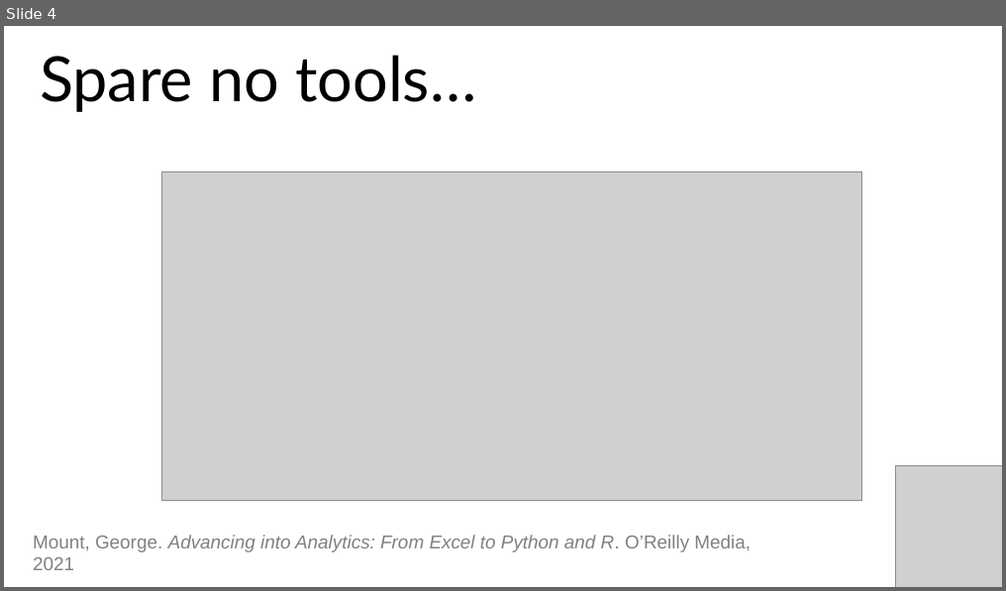
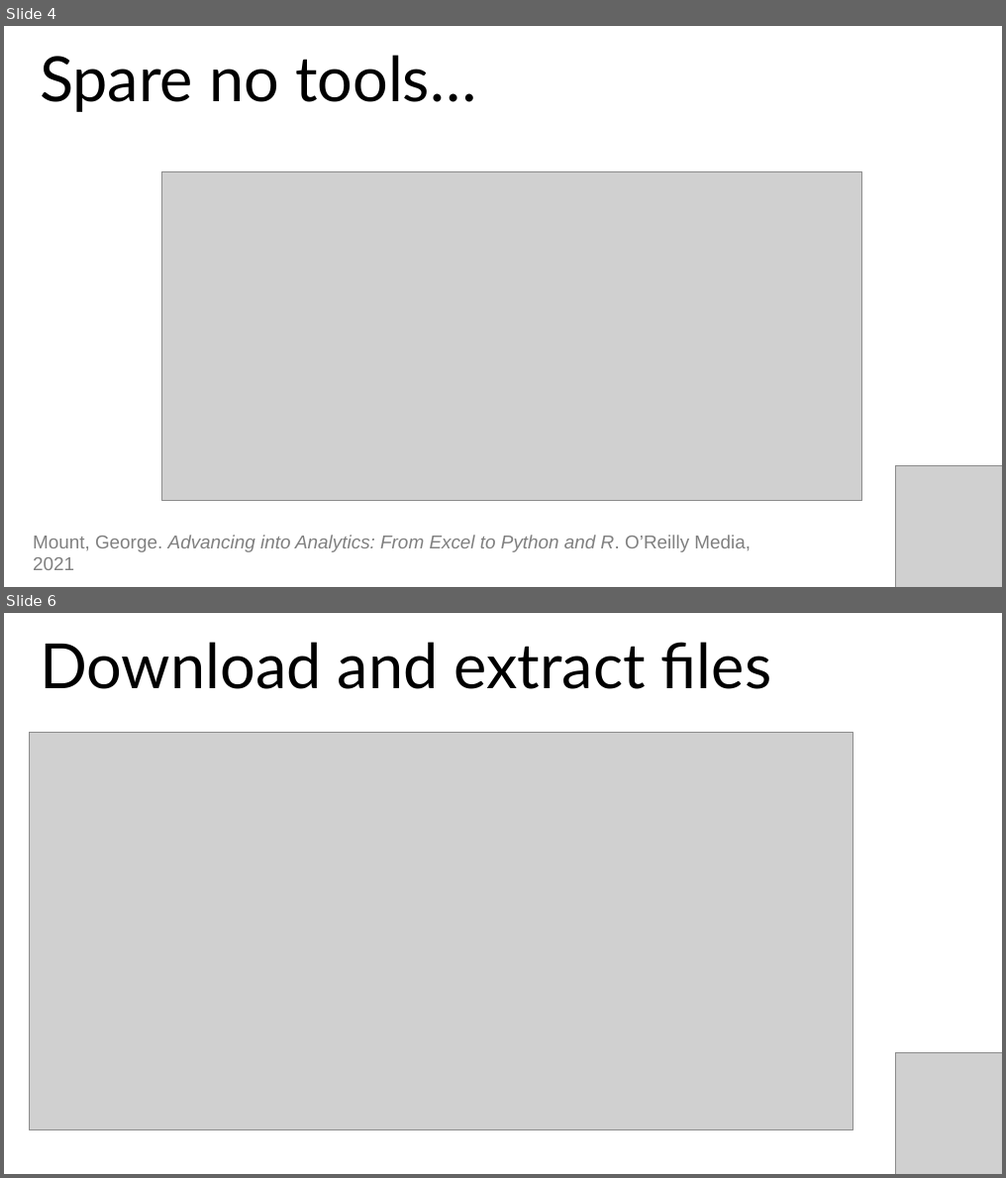
Before and after one commit to stringfestdata/aina-getting-started, a slide deck: aina-getting-started.pptx. Shown one above the other, each under a label of ours: slide 4 before the commit, slides 4 and 6 after it; the slides between them are not shown. The pictures are 1006x591 and 1006x1178 pixels, drawn with LibreOffice and Linux fonts; fonts in the diff are those of the drawing; grey boxes stand for pictures. Boxes give left, top, right and bottom in pixels: in the first picture for what was removed or moved away, otherwise in the second. Text is boxed around its words. In the diff, an @@ line names an element or a change of style, - is before the commit and + after.

```diff
--- a/aina-getting-started.pptx
+++ b/aina-getting-started.pptx
@@ slide 6 added at (x1=4, y1=613, x2=1002, y2=1174), background #FFFFFF @@
@@ text added at (x1=40, y1=642, x2=771, y2=689), 60 pt, text #000000 @@
+Download and extract files
@@ picture added at (x1=30, y1=733, x2=853, y2=1131) @@
@@ picture added at (x1=896, y1=1053, x2=1002, y2=1174) @@
```
Also in this commit, not shown: 1 slide changed, 1 other slide added.
